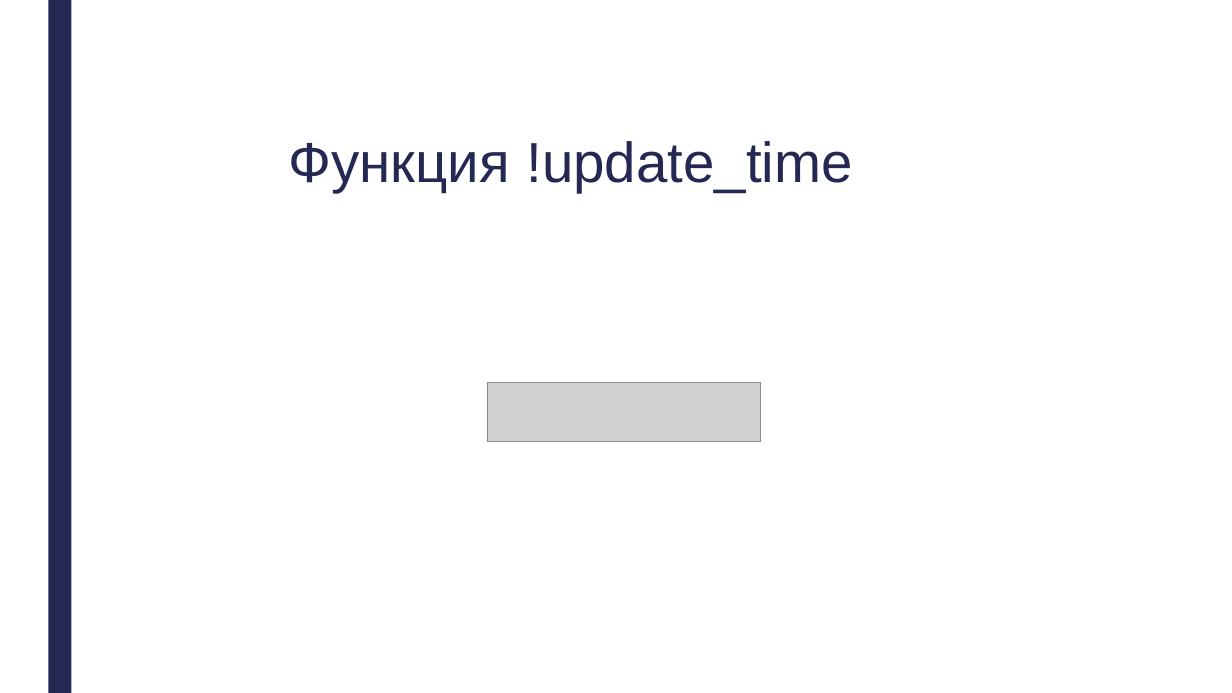
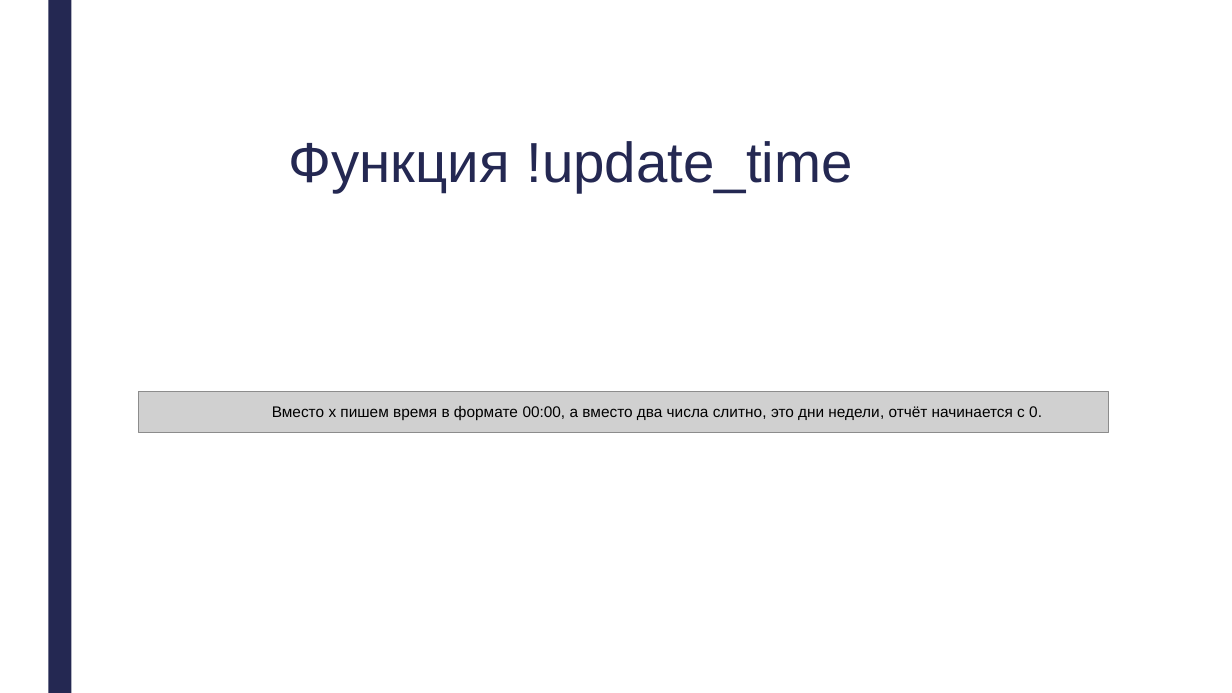
Before and after one commit to misantrhope13/discord_bot, a slide deck: slide 7 of data/Защита проекта/Презентация.pptx (slide 8 before the commit). Drawn at 1232x693 pixels with LibreOffice and Linux fonts; fonts in the diff are those of the drawing; grey boxes stand for pictures. Boxes give left, top, right and bottom in pixels: in the first picture for what was removed or moved away, otherwise in the second. Text is boxed around its words. In the diff, an @@ line names an element or a change of style, - is before the commit and + after.

```diff
--- a/data/Защита проекта/Презентация.pptx
+++ b/data/Защита проекта/Презентация.pptx
@@ picture removed at (487, 383, 761, 443) @@
@@ picture added at (139, 391, 1109, 433) @@
@@ text added at (272, 406, 1042, 420), 12 pt, text #000000 @@
+Вместо x пишем время в формате 00:00, а вместо два числа слитно, это дни недели, отчёт начинается с 0.
```
Also in this commit, not shown: 2 other slides changed, 2 slides added, 3 slides removed, 1 other file.
